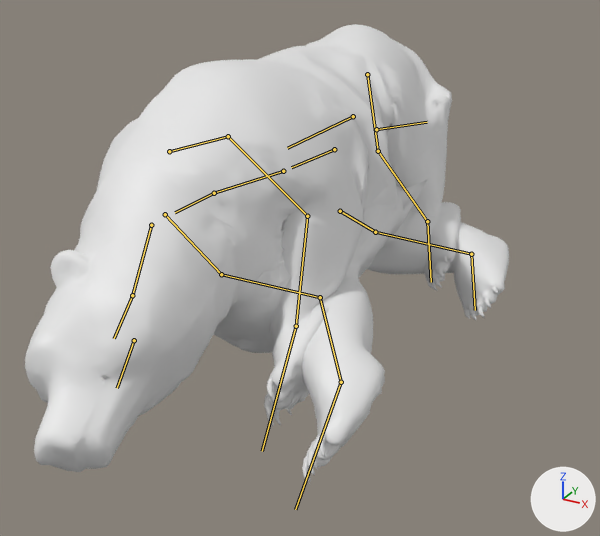
A saved change to the glTF model 42/media/models_X/Skinned/NCBear.glb.
Camera for both pictures: a 50 mm camera at (0.529, -1.129, 0.687) aimed at (-0.046, -0.085, 0.165). The axes (+X, +Y, +Z) are drawn at lower right. The lights are the same throughout. The first picture is the older version. Both versions are drawn at frame 37 of the action 'DeerStag_Death'; the numbers are the values there. The bones that change, and the others that lie on the model, are drawn over the model as lines.

In view in the first picture: 'NCBear'.
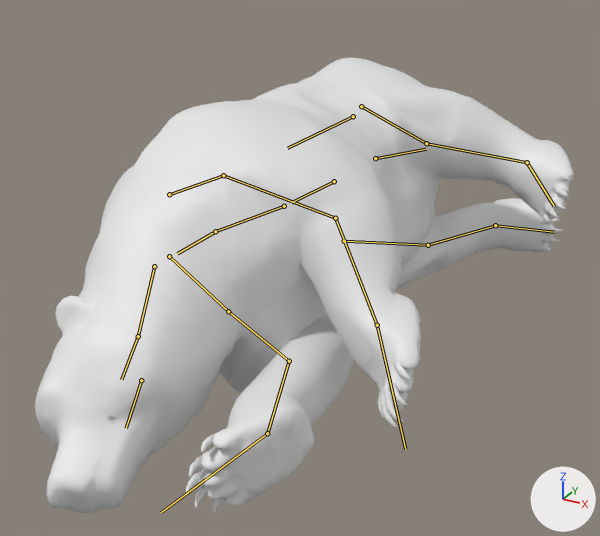
Patch to the scene script:
```diff
--- a/42/media/models_X/Skinned/NCBear.glb.py
+++ b/42/media/models_X/Skinned/NCBear.glb.py
@@ bone_bip01_pelvis @@
 bone_bip01_pelvis = bpy.data.objects['Rig'].pose.bones['Bip01_Pelvis']  # child of 'Bip01'
-bone_bip01_pelvis.location = (-0.13, -0.011, 0.117)
-bone_bip01_pelvis.rotation_quaternion = (0.767, 0.011, 0.64, 0.049)  # degrees (24, 79, 27)
+bone_bip01_pelvis.location = (-0.13, -0.017, 0.178)
+bone_bip01_pelvis.rotation_quaternion = (0.744, 0.012, 0.666, 0.051)  # degrees (37, 82, 41)
@@ bone_bip01_l_thigh @@
 bone_bip01_l_thigh = bpy.data.objects['Rig'].pose.bones['Bip01_L_Thigh']  # child of 'Bip01_Pelvis'
-bone_bip01_l_thigh.rotation_quaternion = (0.894, -0.161, -0.212, 0.359)  # degrees (-27, -15, 47)
+bone_bip01_l_thigh.rotation_quaternion = (0.996, -0.012, 0.032, 0.083)  # degrees (-1, 4, 10)
@@ bone_bip01_l_calf @@
 bone_bip01_l_calf = bpy.data.objects['Rig'].pose.bones['Bip01_L_Calf']  # child of 'Bip01_L_Thigh'
-bone_bip01_l_calf.rotation_quaternion = (0.978, 0.208, 0.0, 0.015)  # degrees (24, 0, 2)
+bone_bip01_l_calf.rotation_quaternion = (0.998, 0.066, 0.0, 0.005)  # degrees (8, 0, 1)
@@ bone_bip01_l_foot @@
 bone_bip01_l_foot = bpy.data.objects['Rig'].pose.bones['Bip01_L_Foot']  # child of 'Bip01_L_Calf'
-bone_bip01_l_foot.rotation_quaternion = (0.917, 0.203, 0.343, -0.022)  # degrees (28, 40, 7)
+bone_bip01_l_foot.rotation_quaternion = (0.989, 0.141, -0.022, -0.031)  # degrees (16, -2, -4)
@@ bone_bip01_r_thigh @@
 bone_bip01_r_thigh = bpy.data.objects['Rig'].pose.bones['Bip01_R_Thigh']  # child of 'Bip01_Pelvis'
-bone_bip01_r_thigh.rotation_quaternion = (0.959, -0.219, -0.155, -0.089)  # degrees (-25, -20, -6)
+bone_bip01_r_thigh.rotation_quaternion = (0.939, 0.319, -0.054, -0.118)  # degrees (38, -1, -15)
@@ bone_bip01_r_calf @@
 bone_bip01_r_calf = bpy.data.objects['Rig'].pose.bones['Bip01_R_Calf']  # child of 'Bip01_R_Thigh'
-bone_bip01_r_calf.rotation_quaternion = (0.961, 0.276, 0.0, -0.02)  # degrees (32, 1, -2)
+bone_bip01_r_calf.rotation_quaternion = (1.0, -0.012, 0.0, 0.001)  # degrees (-1, 0, 0)
@@ bone_bip01_r_foot @@
 bone_bip01_r_foot = bpy.data.objects['Rig'].pose.bones['Bip01_R_Foot']  # child of 'Bip01_R_Calf'
-bone_bip01_r_foot.rotation_quaternion = (0.917, 0.008, -0.099, 0.386)  # degrees (-4, -11, 46)
+bone_bip01_r_foot.rotation_quaternion = (0.978, 0.2, 0.027, 0.049)  # degrees (23, 2, 6)
@@ bone_bip01_spine1 @@
 bone_bip01_spine1 = bpy.data.objects['Rig'].pose.bones['Bip01_Spine1']  # child of 'Bip01_Spine'
-bone_bip01_spine1.rotation_quaternion = (0.999, 0.021, -0.017, -0.031)  # degrees (2, -2, -4)
+bone_bip01_spine1.rotation_quaternion = (0.999, 0.023, -0.008, -0.029)  # degrees (3, -1, -3)
@@ bone_bip01_l_upperarm @@
 bone_bip01_l_upperarm = bpy.data.objects['Rig'].pose.bones['Bip01_L_UpperArm']  # child of 'Bip01_L_Clavicle'
-bone_bip01_l_upperarm.rotation_quaternion = (0.893, 0.194, 0.054, 0.403)  # degrees (23, -3, 48)
+bone_bip01_l_upperarm.rotation_quaternion = (0.979, 0.097, 0.122, 0.134)  # degrees (13, 12, 17)
@@ bone_bip01_l_forearm @@
 bone_bip01_l_forearm = bpy.data.objects['Rig'].pose.bones['Bip01_L_Forearm']  # child of 'Bip01_L_UpperArm'
-bone_bip01_l_forearm.rotation_quaternion = (0.924, -0.375, 0.0, 0.078)  # degrees (-44, 3, 8)
+bone_bip01_l_forearm.rotation_quaternion = (0.977, -0.211, 0.0, 0.044)  # degrees (-24, 1, 5)
@@ bone_bip01_l_hand @@
 bone_bip01_l_hand = bpy.data.objects['Rig'].pose.bones['Bip01_L_Hand']  # child of 'Bip01_L_Forearm'
-bone_bip01_l_hand.rotation_quaternion = (0.767, 0.438, 0.424, 0.202)  # degrees (73, 28, 51)
+bone_bip01_l_hand.rotation_quaternion = (0.923, 0.35, 0.033, -0.155)  # degrees (40, 10, -15)
@@ bone_bip01_r_upperarm @@
 bone_bip01_r_upperarm = bpy.data.objects['Rig'].pose.bones['Bip01_R_UpperArm']  # child of 'Bip01_R_Clavicle'
-bone_bip01_r_upperarm.rotation_quaternion = (0.972, -0.08, 0.179, -0.133)  # degrees (-12, 19, -18)
+bone_bip01_r_upperarm.rotation_quaternion = (0.938, -0.335, 0.056, -0.069)  # degrees (-40, 3, -10)
@@ bone_bip01_r_forearm @@
 bone_bip01_r_forearm = bpy.data.objects['Rig'].pose.bones['Bip01_R_Forearm']  # child of 'Bip01_R_UpperArm'
-bone_bip01_r_forearm.rotation_quaternion = (0.971, -0.236, 0.0, -0.049)  # degrees (-27, -1, -5)
+bone_bip01_r_forearm.rotation_quaternion = (0.991, -0.133, 0.0, -0.028)  # degrees (-15, 0, -3)
@@ bone_bip01_r_hand @@
 bone_bip01_r_hand = bpy.data.objects['Rig'].pose.bones['Bip01_R_Hand']  # child of 'Bip01_R_Forearm'
-bone_bip01_r_hand.rotation_quaternion = (0.941, 0.164, -0.254, 0.154)  # degrees (16, -32, 14)
+bone_bip01_r_hand.rotation_quaternion = (0.982, 0.174, -0.021, 0.076)  # degrees (20, -4, 8)
```

Location of each change, (x1, y1, x2, y2) in pixels of the pictures (600 x 536 px):
'NCBear', posed (11% wider)
    before: (25, 24, 509, 484)
    after: (35, 58, 574, 514)
bone 'Bip01_Pelvis', root to tip
    before: (334, 149) to (291, 167)
    after: (334, 181) to (291, 202)
bone 'Bip01_L_Thigh', root to tip
    before: (367, 74) to (378, 151)
    after: (361, 106) to (426, 143)
bone 'Bip01_L_Calf', root to tip
    before: (378, 151) to (427, 221)
    after: (426, 143) to (527, 162)
bone 'Bip01_L_Foot', root to tip
    before: (427, 221) to (431, 282)
    after: (527, 162) to (554, 206)
bone 'Bip01_R_Thigh', root to tip
    before: (340, 211) to (375, 232)
    after: (344, 241) to (428, 245)
bone 'Bip01_R_Calf', root to tip
    before: (375, 232) to (471, 254)
    after: (428, 245) to (495, 225)
bone 'Bip01_R_Foot', root to tip
    before: (471, 254) to (475, 310)
    after: (495, 225) to (554, 232)
bone 'Bip01_Spine1', root to tip
    before: (214, 193) to (175, 212)
    after: (215, 231) to (177, 253)
bone 'Bip01_L_UpperArm', root to tip
    before: (228, 136) to (307, 216)
    after: (223, 175) to (335, 218)
bone 'Bip01_L_Forearm', root to tip
    before: (307, 216) to (296, 326)
    after: (335, 218) to (377, 325)
bone 'Bip01_L_Hand', root to tip
    before: (296, 326) to (262, 451)
    after: (377, 325) to (405, 449)
bone 'Bip01_R_UpperArm', root to tip
    before: (221, 274) to (320, 297)
    after: (228, 311) to (289, 361)
bone 'Bip01_R_Forearm', root to tip
    before: (320, 297) to (341, 382)
    after: (289, 361) to (267, 433)
bone 'Bip01_R_Hand', root to tip
    before: (341, 382) to (295, 509)
    after: (267, 433) to (161, 512)
